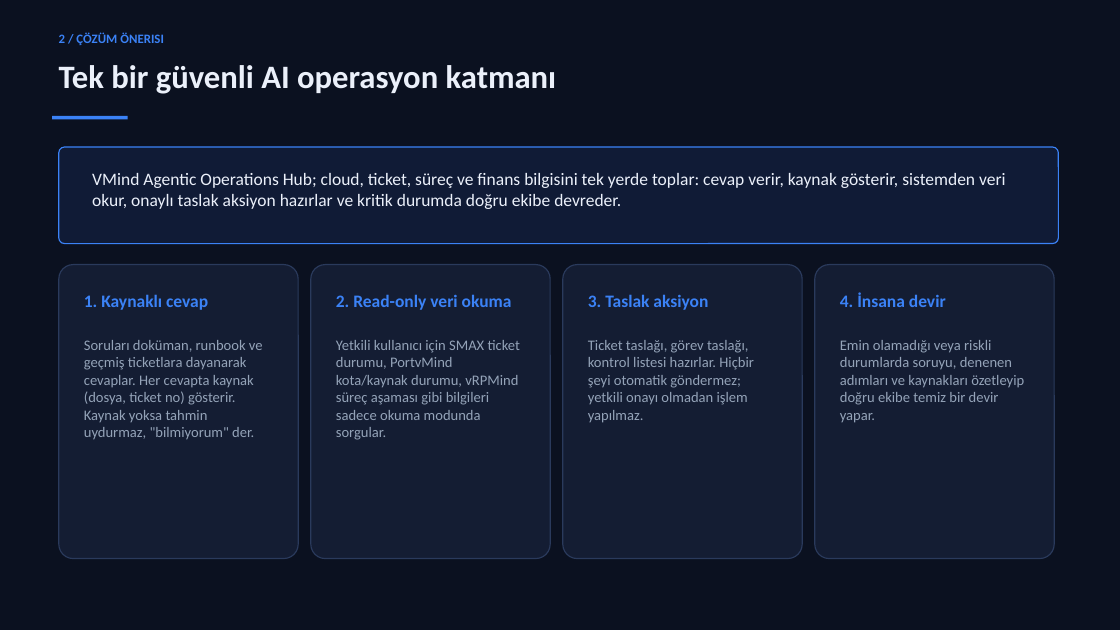
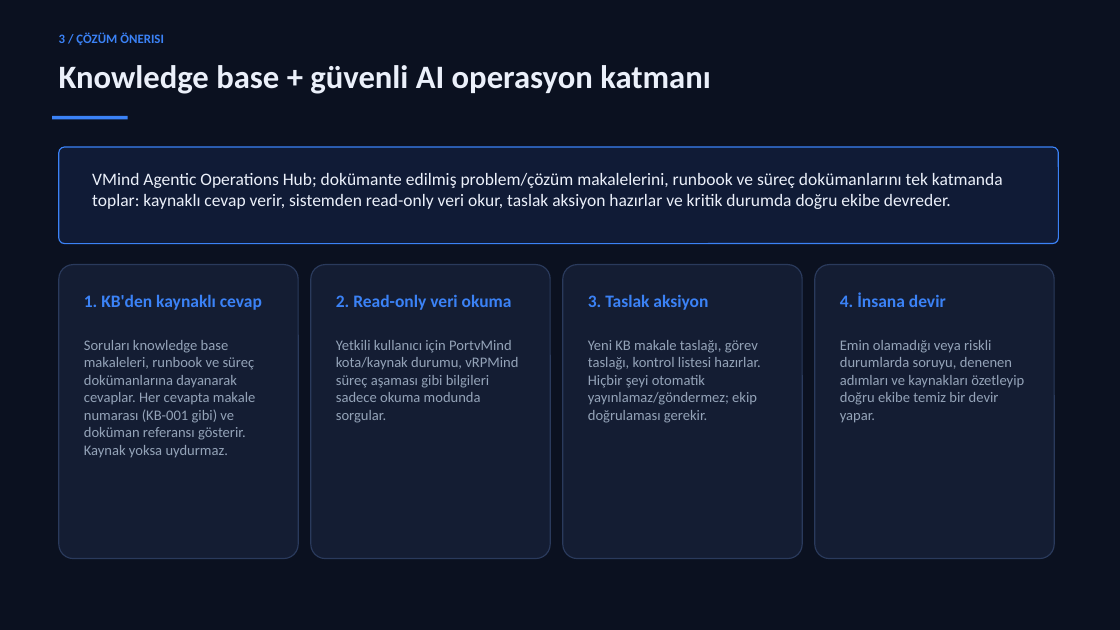
Before and after one commit to Emirdumn/vmind-orchestration, a slide deck: slide 4 of outputs/VMind-Agentic-Operations-Hub-Sunum.pptx (slide 3 before the commit). Drawn at 1120x630 pixels with LibreOffice and Linux fonts; fonts in the diff are those of the drawing. Boxes give left, top, right and bottom in pixels: in the first picture for what was removed or moved away, otherwise in the second. Text is boxed around its words. In the diff, an @@ line names an element or a change of style, - is before the commit and + after.

```diff
--- a/outputs/VMind-Agentic-Operations-Hub-Sunum.pptx
+++ b/outputs/VMind-Agentic-Operations-Hub-Sunum.pptx
@@ text at [59, 65, 711, 94]: text changed @@
-Tek bir güvenli AI operasyon katmanı
+Knowledge base + güvenli AI operasyon katmanı
@@ text at [92, 173, 1003, 209]: text changed @@
-VMind Agentic Operations Hub; cloud, ticket, süreç ve finans bilgisini tek yerde toplar: cevap verir, kaynak gösterir, sistemden veri okur, onaylı taslak aksiyon hazırlar ve kritik durumda doğru ekibe devreder.
+VMind Agentic Operations Hub; dokümante edilmiş problem/çözüm makalelerini, runbook ve süreç dokümanlarını tek katmanda toplar: kaynaklı cevap verir, sistemden read-only veri okur, taslak aksiyon hazırlar ve kritik durumda doğru ekibe devreder.
@@ text at [84, 294, 262, 310]: text changed @@
-1. Kaynaklı cevap
+1. KB'den kaynaklı cevap
@@ text at [84, 340, 256, 457]: text changed @@
-Soruları doküman, runbook ve geçmiş ticketlara dayanarak cevaplar. Her cevapta kaynak (dosya, ticket no) gösterir. Kaynak yoksa tahmin uydurmaz, "bilmiyorum" der.
+Soruları knowledge base makaleleri, runbook ve süreç dokümanlarına dayanarak cevaplar. Her cevapta makale numarası (KB-001 gibi) ve doküman referansı gösterir. Kaynak yoksa uydurmaz.
@@ text at [336, 340, 518, 423]: text changed @@
-Yetkili kullanıcı için SMAX ticket durumu, PortvMind kota/kaynak durumu, vRPMind süreç aşaması gibi bilgileri sadece okuma modunda sorgular.
+Yetkili kullanıcı için PortvMind kota/kaynak durumu, vRPMind süreç aşaması gibi bilgileri sadece okuma modunda sorgular.
@@ text at [588, 340, 760, 423]: text changed @@
-Ticket taslağı, görev taslağı, kontrol listesi hazırlar. Hiçbir şeyi otomatik göndermez; yetkili onayı olmadan işlem yapılmaz.
+Yeni KB makale taslağı, görev taslağı, kontrol listesi hazırlar. Hiçbir şeyi otomatik yayınlamaz/göndermez; ekip doğrulaması gerekir.
```
Also in this commit, not shown: 10 other slides changed, 2 slides added, 1 slide removed, 30 other files.
